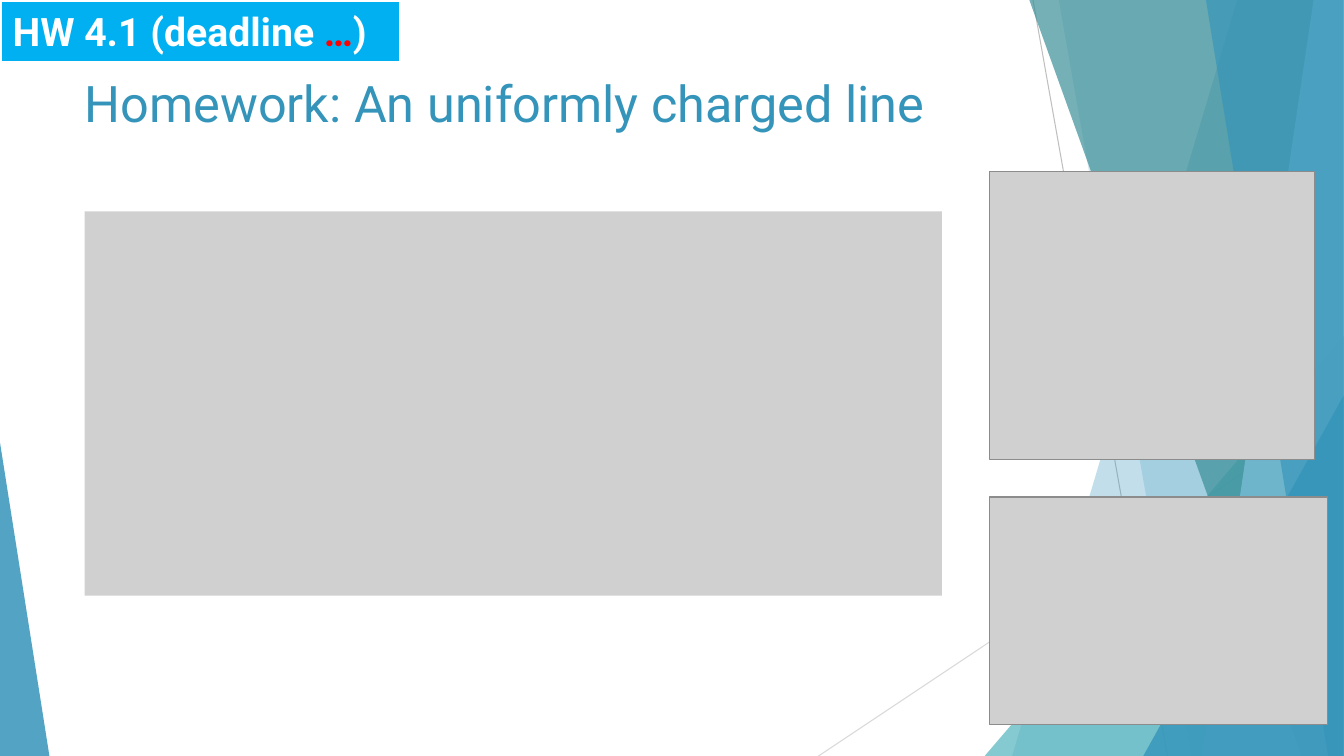
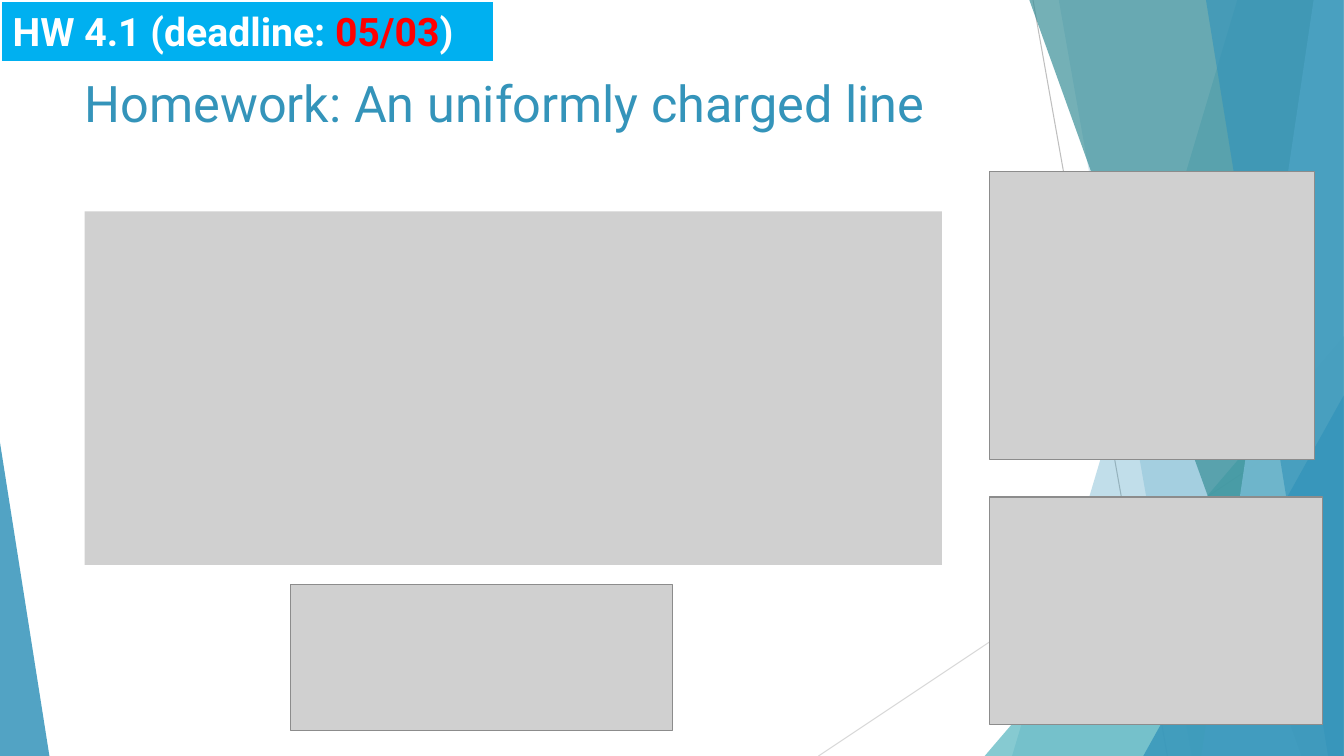
Before and after one commit to Wayne-4415/-, a slide deck: slide 18 of Partial differential equations (PDEs) 2021.pptx. Drawn at 1344x756 pixels with LibreOffice and Linux fonts; fonts in the diff are those of the drawing; grey boxes stand for pictures. Boxes give left, top, right and bottom in pixels: in the first picture for what was removed or moved away, otherwise in the second. Text is boxed around its words. In the diff, an @@ line names an element or a change of style, - is before the commit and + after.

```diff
--- a/Partial differential equations (PDEs) 2021.pptx
+++ b/Partial differential equations (PDEs) 2021.pptx
@@ rectangle "HW 4.1 (deadline: 05/03)": place and size @@
-rectangle "HW 4.1 (deadline: 05/03)" at [3,3,399,60]
+rectangle "HW 4.1 (deadline: 05/03)" at [3,3,493,60]
@@ text in rectangle at [13,15,453,55]: text changed @@
-HW 4.1 (deadline …)
+HW 4.1 (deadline: 05/03)
@@ picture: place and size @@
-picture at [85,212,942,596]
+picture at [85,212,942,566]
@@ picture: place and size @@
-picture at [990,497,1329,725]
+picture at [990,497,1324,725]
@@ picture added at [291,585,673,731] @@
```
Also in this commit, not shown: 13 other slides changed, 6 slides added, 5 slides removed, 1 other file.
